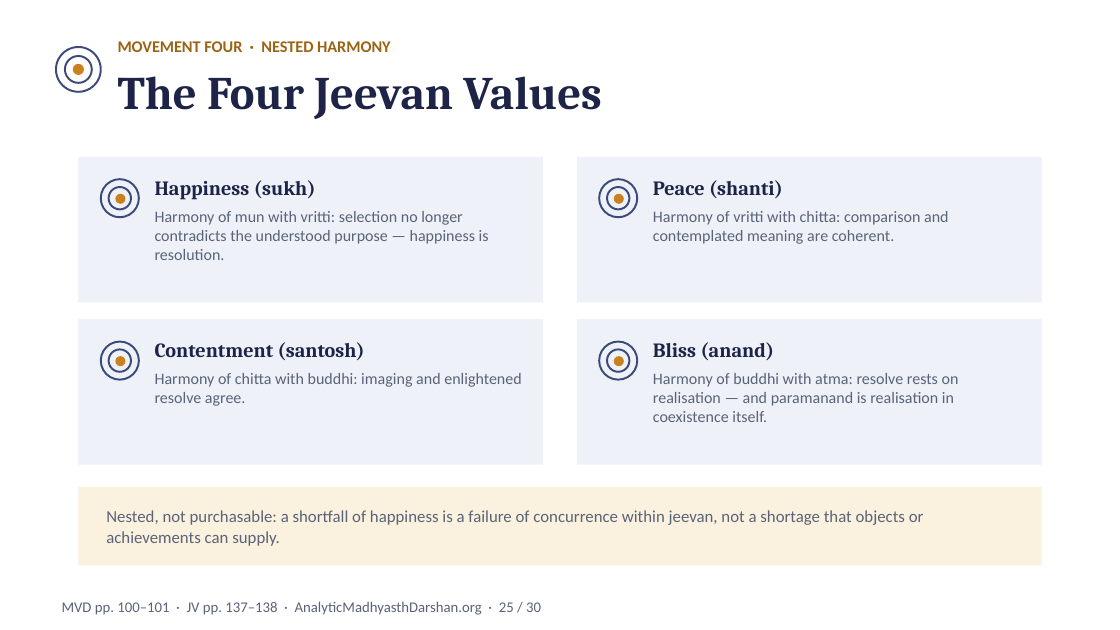
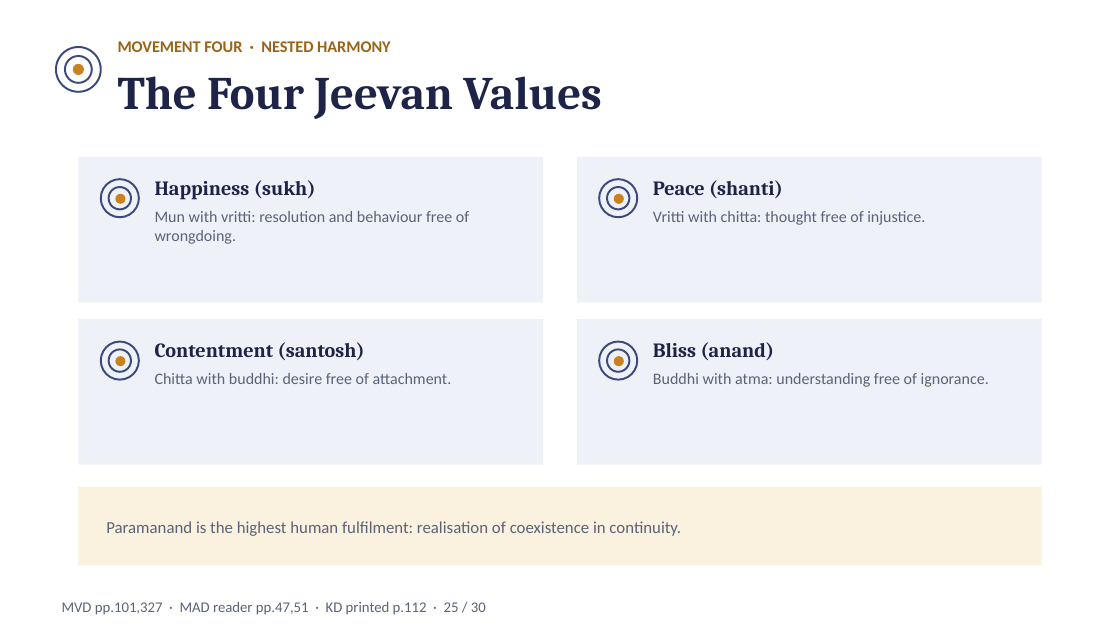
Before and after one commit to raghavamohan/AnalyticMadhyasthDarshan, a slide deck: slide 25 of Studies/A-State-Dynamic-Model-Of-Coexistence/A-State-Dynamic-Model-Of-Coexistence-Madhyasth-Darshan.pptx. Drawn at 1120x630 pixels with LibreOffice and Linux fonts; fonts in the diff are those of the drawing. Boxes give left, top, right and bottom in pixels: in the first picture for what was removed or moved away, otherwise in the second. Text is boxed around its words. In the diff, an @@ line names an element or a change of style, - is before the commit and + after.

Commit message:
Integrate Jeevan, values and awakened tradition into state-dynamic synthesis

```diff
--- a/Studies/A-State-Dynamic-Model-Of-Coexistence/A-State-Dynamic-Model-Of-Coexistence-Madhyasth-Darshan.pptx
+++ b/Studies/A-State-Dynamic-Model-Of-Coexistence/A-State-Dynamic-Model-Of-Coexistence-Madhyasth-Darshan.pptx
@@ text at (155,211,469,244): text changed @@
-Harmony of mun with vritti: selection no longer contradicts the understood purpose — happiness is resolution.
+Mun with vritti: resolution and behaviour free of wrongdoing.
@@ text at (653,211,925,225): text changed @@
-Harmony of vritti with chitta: comparison and contemplated meaning are coherent.
+Vritti with chitta: thought free of injustice.
@@ text at (155,373,452,384): text changed @@
-Harmony of chitta with buddhi: imaging and enlightened resolve agree.
+Chitta with buddhi: desire free of attachment.
@@ text at (653,373,989,387): text changed @@
-Harmony of buddhi with atma: resolve rests on realisation — and paramanand is realisation in coexistence itself.
+Buddhi with atma: understanding free of ignorance.
@@ text at (106,521,681,536): text changed @@
-Nested, not purchasable: a shortfall of happiness is a failure of concurrence within jeevan, not a shortage that objects or achievements can supply.
+Paramanand is the highest human fulfilment: realisation of coexistence in continuity.
@@ text at (62,601,486,615): text changed @@
-MVD pp. 100–101 · JV pp. 137–138 · AnalyticMadhyasthDarshan.org · 25 / 30
+MVD pp.101,327 · MAD reader pp.47,51 · KD printed p.112 · 25 / 30
```
Also in this commit, not shown: 26 other slides changed, 1 slide added, 1 slide removed, 30 other files.
